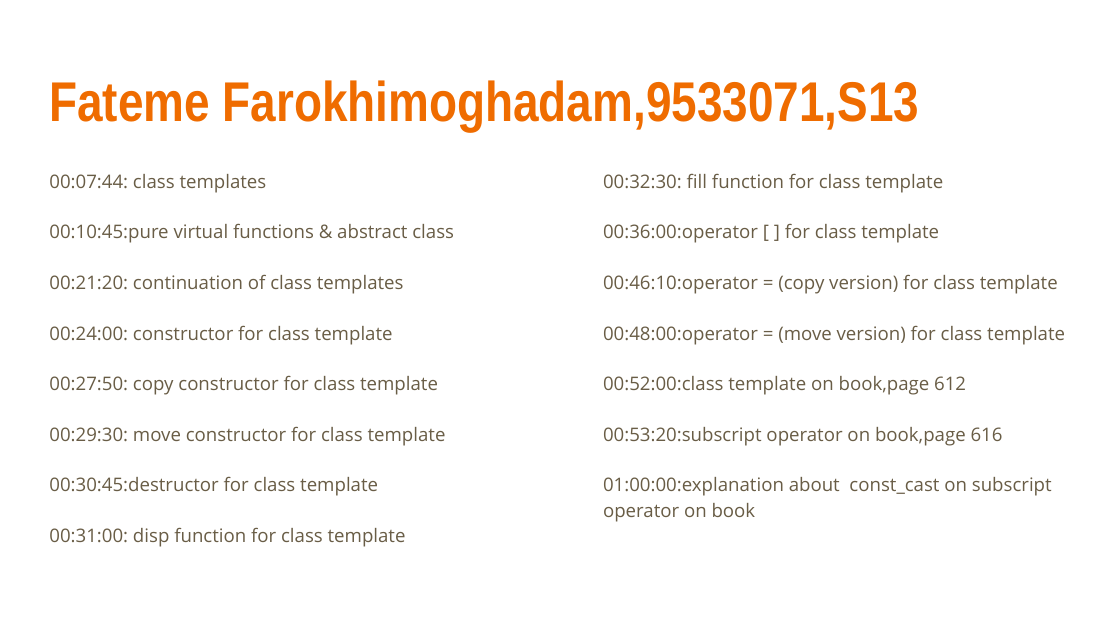
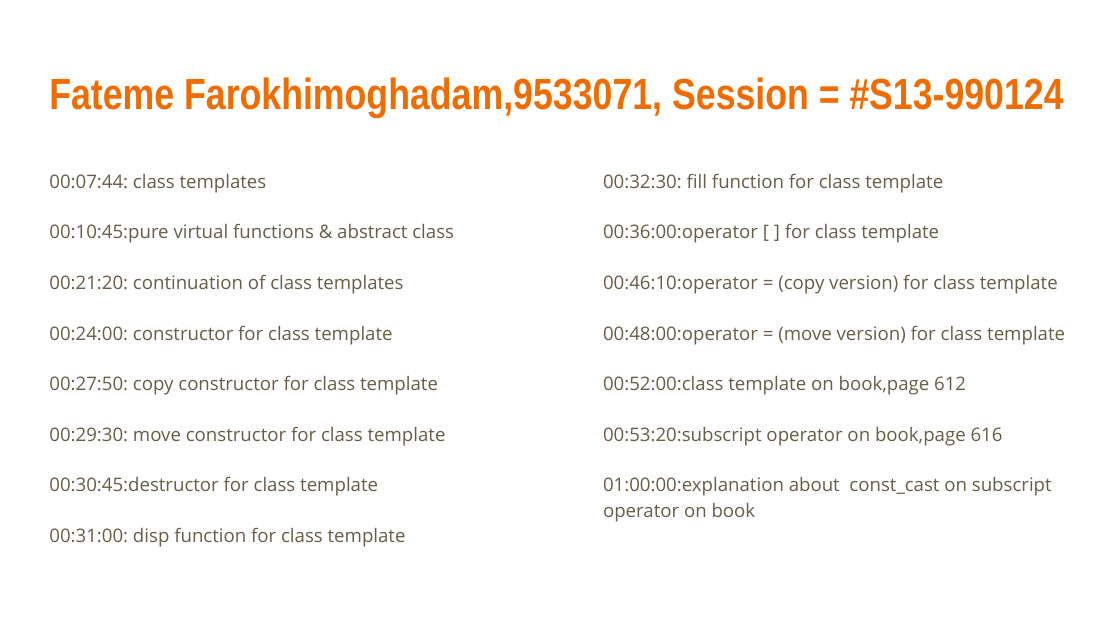
Before and after one commit to EE-AUT/Media-player, a slide deck: slide 12 of Tags/AP.pptx. Drawn at 1120x630 pixels with LibreOffice and Linux fonts; fonts in the diff are those of the drawing. Boxes give left, top, right and bottom in pixels: in the first picture for what was removed or moved away, otherwise in the second. Text is boxed around its words. In the diff, an @@ line names an element or a change of style, - is before the commit and + after.

```diff
--- a/Tags/AP.pptx
+++ b/Tags/AP.pptx
@@ title at bbox=[49, 77, 1064, 117]: text changed; size 36 to 28 pt @@
-Fateme Farokhimoghadam,9533071,S13
+Fateme Farokhimoghadam,9533071, Session = #S13-990124
```
Also in this commit, not shown: 19 other slides changed, 27 other files.
